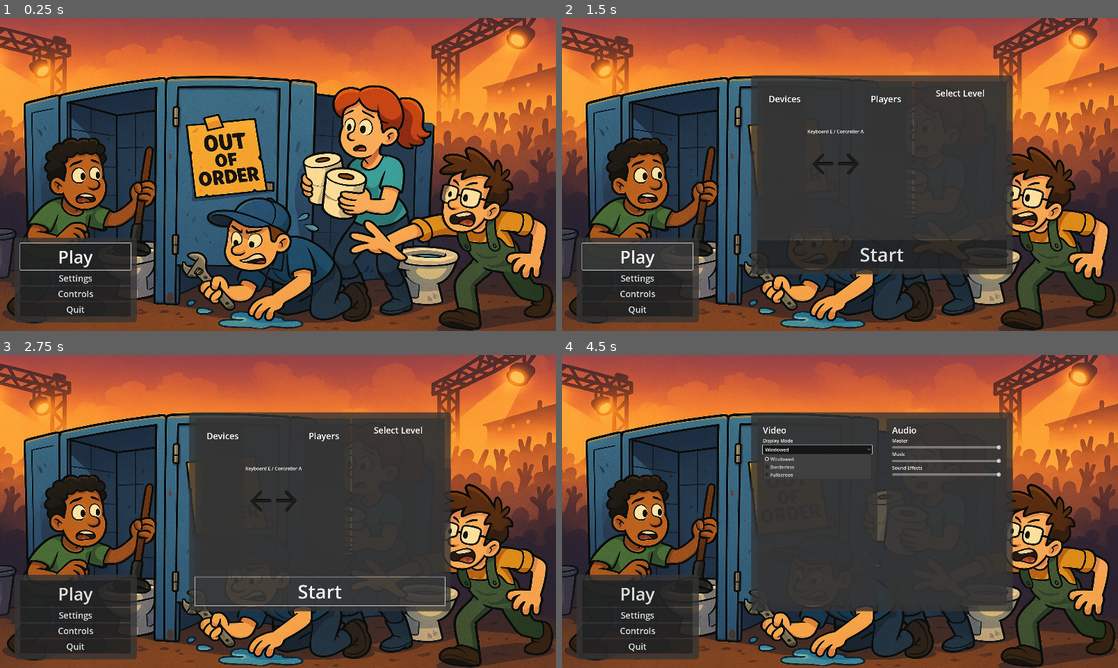
Above: before the commit, frames 1-4 (two rows, left to right).
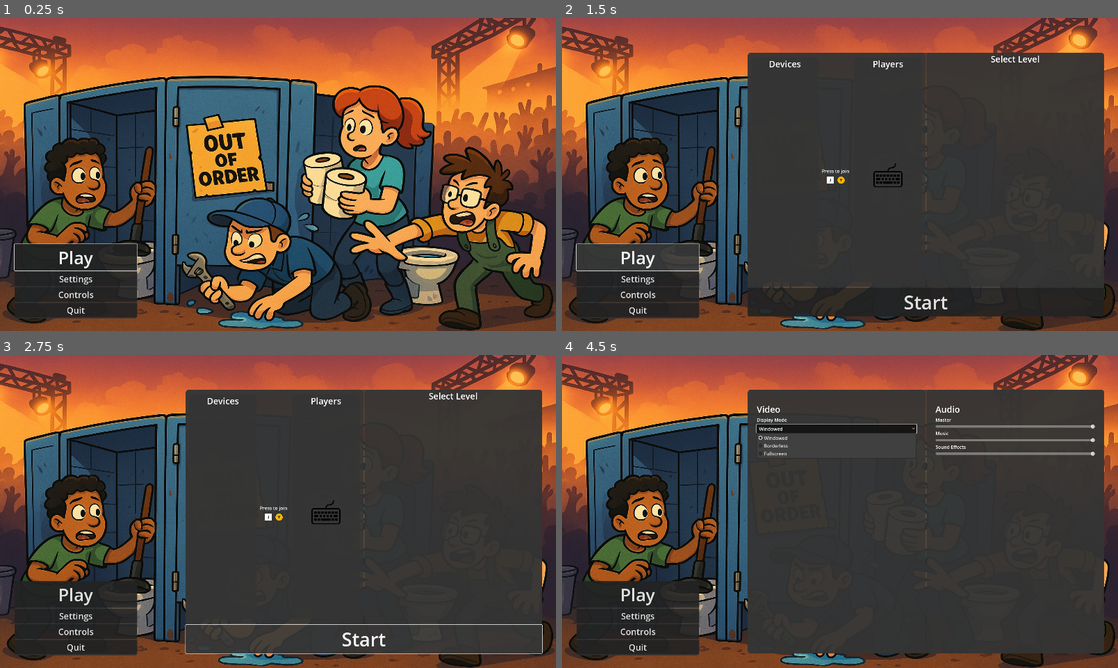
Above: after the commit, the same moments.

Repository: LaurynasP/ldjam-57
Game: Godot game, scene res://scenes/Main.tscn
The game is run twice, just before and just after one commit, with the same random seed, the same clock (stepped at 60 frames per second) and the same inputs.
Inputs:
- Up to frame 1 (0.25 s): no input
- Up to frame 2 (1.5 s): click "Play" at 0.5 s; click "Play" at 1.25 s
- Up to frame 3 (2.75 s): click "Start" at 2 s
- Up to frame 4 (4.5 s): click "Start" at 2.75 s; click "Settings" at 3.5 s; click "Windowed" at 4.25 s

The runs differ from the first frame. In frame 1, 1.1% of the frame differs, in the area x 2-25%, y 70-98%; in frame 2, 23%; in frame 3, 23%; in frame 4, 24%, in the area x 2-98%, y 11-98%.

Commit message:
UI scaling and join unjoin

Diff:
--- a/features/menu/Menu.tscn
+++ b/features/menu/Menu.tscn
@@ -37,42 +37,38 @@
 [node name="MainMenu" parent="." instance=ExtResource("3_smq08")]
 unique_name_in_owner = true
 layout_mode = 1
+anchors_preset = -1
 anchor_left = 0.025
 anchor_top = 0.722
-anchor_right = 0.245
-anchor_bottom = 0.95
-offset_right = 0.0
-offset_bottom = 0.0
+anchor_right = 0.246
+anchor_bottom = 0.96
+offset_top = 0.23999
+offset_right = -0.320007
+offset_bottom = 0.199951
 grow_horizontal = 1
 grow_vertical = 0
 
 [node name="SubMenus" parent="." instance=ExtResource("4_k1ij2")]
 unique_name_in_owner = true
 visible = false
-layout_mode = 1
-anchors_preset = -1
-anchor_left = 0.35
-anchor_top = 0.2
-anchor_right = 0.8
-anchor_bottom = 0.8
-offset_left = -20.0
-offset_top = -20.0
-offset_right = 20.0
-offset_bottom = 20.0
-grow_horizontal = 2
-grow_vertical = 2
+layout_mode = 2
+anchors_preset = 0
+anchor_left = 0.333
+anchor_top = 0.109
+anchor_right = 0.975
+anchor_bottom = 0.954
+offset_left = 0.640015
+offset_top = 0.279991
+offset_bottom = -0.320068
 
 [node name="PlayMenu" parent="SubMenus" instance=ExtResource("5_ogybj")]
 unique_name_in_owner = true
-visible = false
-layout_mode = 2
+layout_mode = 1
 
 [node name="OptionsMenu" parent="SubMenus" instance=ExtResource("2_2f5cj")]
 unique_name_in_owner = true
-visible = false
-layout_mode = 2
+layout_mode = 1
 
 [node name="ControlsMenu" parent="SubMenus" instance=ExtResource("6_k1ij2")]
 unique_name_in_owner = true
-visible = false
-layout_mode = 2
+layout_mode = 1
--- a/features/menu/controls_menu/ControlsMenu.tscn
+++ b/features/menu/controls_menu/ControlsMenu.tscn
@@ -5,17 +5,20 @@
 
 [node name="ControlsMenu" type="Control"]
 layout_mode = 3
-anchors_preset = 8
-anchor_left = 0.5
-anchor_top = 0.5
-anchor_right = 0.5
-anchor_bottom = 0.5
+anchors_preset = 15
+anchor_right = 1.0
+anchor_bottom = 1.0
 grow_horizontal = 2
 grow_vertical = 2
 script = ExtResource("1_05885")
 
 [node name="MenuPanel" parent="." instance=ExtResource("2_g5byw")]
 layout_mode = 0
+anchors_preset = 0
+anchor_right = 0.0
+anchor_bottom = 0.0
+grow_horizontal = 1
+grow_vertical = 1
 
 [node name="Button" type="Button" parent="MenuPanel"]
 layout_mode = 2
--- /dev/null
+++ b/features/menu/general/InputIcon.tscn
@@ -0,0 +1,10 @@
+[gd_scene load_steps=3 format=3 uid="uid://cf7jqwv3ufvrx"]
+
+[ext_resource type="Texture2D" uid="uid://dhpvfxdqwtfes" path="res://assets/images/icons/keyboard.png" id="1_bn03v"]
+
+[sub_resource type="Theme" id="Theme_2sekg"]
+
+[node name="TextureRect" type="TextureRect"]
+theme = SubResource("Theme_2sekg")
+texture = ExtResource("1_bn03v")
+stretch_mode = 3
--- a/features/menu/general/MenuPanel.tscn
+++ b/features/menu/general/MenuPanel.tscn
@@ -13,5 +13,10 @@
 corner_radius_bottom_right = 10
 corner_radius_bottom_left = 10
 
-[node name="MenuPanel" type="PanelContainer"]
+[node name="MenuPanel" type="Panel"]
+anchors_preset = 15
+anchor_right = 1.0
+anchor_bottom = 1.0
+grow_horizontal = 2
+grow_vertical = 2
 theme_override_styles/panel = SubResource("StyleBoxFlat_4w2gy")
--- a/features/menu/main_menu/MainMenu.tscn
+++ b/features/menu/main_menu/MainMenu.tscn
@@ -5,24 +5,23 @@
 
 [node name="MainMenu" type="Control"]
 layout_mode = 3
-anchor_right = 0.255
-anchor_bottom = 0.274
-offset_right = 0.399963
-offset_bottom = 0.0799866
+anchors_preset = 15
+anchor_right = 1.0
+anchor_bottom = 1.0
 grow_horizontal = 2
 grow_vertical = 2
 script = ExtResource("2_tx1m4")
 
 [node name="MainMenu" parent="." instance=ExtResource("1_cbr1y")]
 layout_mode = 1
+
+[node name="VBoxContainer" type="VBoxContainer" parent="MainMenu"]
+layout_mode = 1
 anchors_preset = 15
 anchor_right = 1.0
 anchor_bottom = 1.0
 grow_horizontal = 2
 grow_vertical = 2
-
-[node name="VBoxContainer" type="VBoxContainer" parent="MainMenu"]
-layout_mode = 2
 
 [node name="PlayButton" type="Button" parent="MainMenu/VBoxContainer"]
 unique_name_in_owner = true
--- a/features/menu/options_menu/OptionsMenu.tscn
+++ b/features/menu/options_menu/OptionsMenu.tscn
@@ -6,7 +6,7 @@
 [sub_resource type="LabelSettings" id="LabelSettings_hph4l"]
 font_size = 30
 
-[node name="Options" type="Control"]
+[node name="OptionsMenu" type="Control"]
 layout_mode = 3
 anchors_preset = 15
 anchor_right = 1.0
@@ -26,14 +26,20 @@
 [node name="OptionsContainer" type="HBoxContainer" parent="VBoxContainer"]
 layout_mode = 2
 size_flags_vertical = 3
-theme_override_constants/separation = 30
 
 [node name="VideoOptionsPanel" parent="VBoxContainer/OptionsContainer" instance=ExtResource("2_1guc4")]
 layout_mode = 2
 size_flags_horizontal = 3
 
 [node name="VideoOptions" type="VBoxContainer" parent="VBoxContainer/OptionsContainer/VideoOptionsPanel"]
-layout_mode = 2
+layout_mode = 1
+anchors_preset = -1
+anchor_left = 0.05
+anchor_top = 0.05
+anchor_right = 0.95
+anchor_bottom = 0.95
+grow_horizontal = 2
+grow_vertical = 2
 
 [node name="VideoLabel" type="Label" parent="VBoxContainer/OptionsContainer/VideoOptionsPanel/VideoOptions"]
 layout_mode = 2
@@ -71,7 +77,14 @@
 size_flags_horizontal = 3
 
 [node name="AudioOptions" type="VBoxContainer" parent="VBoxContainer/OptionsContainer/AudioOptionsPanel"]
-layout_mode = 2
+layout_mode = 1
+anchors_preset = -1
+anchor_left = 0.05
+anchor_top = 0.05
+anchor_right = 0.95
+anchor_bottom = 0.95
+grow_horizontal = 2
+grow_vertical = 2
 
 [node name="MusicLabel" type="Label" parent="VBoxContainer/OptionsContainer/AudioOptionsPanel/AudioOptions"]
 layout_mode = 2
--- /dev/null
+++ b/features/menu/play_menu/LevelSelection.tscn
@@ -0,0 +1,31 @@
+[gd_scene load_steps=2 format=3 uid="uid://cow7stqauiefe"]
+
+[ext_resource type="PackedScene" uid="uid://n73bp8x5og60" path="res://features/menu/general/MenuPanel.tscn" id="1_dgtgq"]
+
+[node name="LevelSelection" type="Control"]
+layout_mode = 3
+anchors_preset = 15
+anchor_right = 1.0
+anchor_bottom = 1.0
+grow_horizontal = 2
+grow_vertical = 2
+size_flags_horizontal = 3
+size_flags_vertical = 3
+
+[node name="LevelPanel" parent="." instance=ExtResource("1_dgtgq")]
+layout_mode = 1
+size_flags_horizontal = 3
+
+[node name="LevelContainer" type="VBoxContainer" parent="LevelPanel"]
+layout_mode = 1
+anchors_preset = 15
+anchor_right = 1.0
+anchor_bottom = 1.0
+grow_horizontal = 2
+grow_vertical = 2
+
+[node name="Label" type="Label" parent="LevelPanel/LevelContainer"]
+layout_mode = 2
+theme_override_font_sizes/font_size = 30
+text = "Select Level"
+horizontal_alignment = 1
--- a/features/menu/play_menu/PlayMenu.tscn
+++ b/features/menu/play_menu/PlayMenu.tscn
@@ -1,8 +1,8 @@
 [gd_scene load_steps=4 format=3 uid="uid://bnp6e4lr24lq6"]
 
 [ext_resource type="Script" uid="uid://rpjaipjcotw6" path="res://features/menu/play_menu/play_Menu.gd" id="1_akfxb"]
-[ext_resource type="PackedScene" uid="uid://n73bp8x5og60" path="res://features/menu/general/MenuPanel.tscn" id="2_auxf8"]
-[ext_resource type="Texture2D" uid="uid://bv5d3u5vvm4tc" path="res://assets/images/icons/switch_icon.png" id="3_2gje1"]
+[ext_resource type="PackedScene" uid="uid://bm4fan7kwx1bw" path="res://features/menu/play_menu/PlayerSelection.tscn" id="2_2gje1"]
+[ext_resource type="PackedScene" uid="uid://cow7stqauiefe" path="res://features/menu/play_menu/LevelSelection.tscn" id="3_wbled"]
 
 [node name="PlayMenu" type="Control"]
 layout_mode = 3
@@ -11,6 +11,8 @@
 anchor_bottom = 1.0
 grow_horizontal = 2
 grow_vertical = 2
+size_flags_horizontal = 3
+size_flags_vertical = 3
 script = ExtResource("1_akfxb")
 
 [node name="VBoxContainer" type="VBoxContainer" parent="."]
@@ -25,68 +27,11 @@
 layout_mode = 2
 size_flags_vertical = 3
 
-[node name="MenuPanel" parent="VBoxContainer/HBoxContainer" instance=ExtResource("2_auxf8")]
-layout_mode = 2
-size_flags_horizontal = 3
-
-[node name="HBoxContainer" type="HBoxContainer" parent="VBoxContainer/HBoxContainer/MenuPanel"]
+[node name="PlayerSelection" parent="VBoxContainer/HBoxContainer" instance=ExtResource("2_2gje1")]
 layout_mode = 2
 
-[node name="MenuPanel" parent="VBoxContainer/HBoxContainer/MenuPanel/HBoxContainer" instance=ExtResource("2_auxf8")]
+[node name="LevelSelection" parent="VBoxContainer/HBoxContainer" instance=ExtResource("3_wbled")]
 layout_mode = 2
-size_flags_horizontal = 3
-
-[node name="AvailableInputsContainer" type="VBoxContainer" parent="VBoxContainer/HBoxContainer/MenuPanel/HBoxContainer/MenuPanel"]
-layout_mode = 2
-size_flags_horizontal = 3
-
-[node name="Label" type="Label" parent="VBoxContainer/HBoxContainer/MenuPanel/HBoxContainer/MenuPanel/AvailableInputsContainer"]
-layout_mode = 2
-theme_override_font_sizes/font_size = 30
-text = "Devices"
-horizontal_alignment = 1
-
-[node name="Instructions" type="VBoxContainer" parent="VBoxContainer/HBoxContainer/MenuPanel/HBoxContainer"]
-layout_mode = 2
-size_flags_horizontal = 3
-alignment = 1
-
-[node name="Label" type="Label" parent="VBoxContainer/HBoxContainer/MenuPanel/HBoxContainer/Instructions"]
-layout_mode = 2
-text = "Keyboard E / Controller A"
-horizontal_alignment = 1
-
-[node name="TextureRect" type="TextureRect" parent="VBoxContainer/HBoxContainer/MenuPanel/HBoxContainer/Instructions"]
-layout_mode = 2
-texture = ExtResource("3_2gje1")
-expand_mode = 5
-
-[node name="MenuPanel2" parent="VBoxContainer/HBoxContainer/MenuPanel/HBoxContainer" instance=ExtResource("2_auxf8")]
-layout_mode = 2
-size_flags_horizontal = 3
-
-[node name="PlayerContainer" type="VBoxContainer" parent="VBoxContainer/HBoxContainer/MenuPanel/HBoxContainer/MenuPanel2"]
-layout_mode = 2
-size_flags_horizontal = 3
-
-[node name="Label" type="Label" parent="VBoxContainer/HBoxContainer/MenuPanel/HBoxContainer/MenuPanel2/PlayerContainer"]
-layout_mode = 2
-theme_override_font_sizes/font_size = 30
-text = "Players"
-horizontal_alignment = 1
-
-[node name="MenuPanel2" parent="VBoxContainer/HBoxContainer" instance=ExtResource("2_auxf8")]
-layout_mode = 2
-size_flags_horizontal = 3
-
-[node name="LevelContainer" type="VBoxContainer" parent="VBoxContainer/HBoxContainer/MenuPanel2"]
-layout_mode = 2
-
-[node name="Label" type="Label" parent="VBoxContainer/HBoxContainer/MenuPanel2/LevelContainer"]
-layout_mode = 2
-theme_override_font_sizes/font_size = 30
-text = "Select Level"
-horizontal_alignment = 1
 
 [node name="StartButton" type="Button" parent="VBoxContainer"]
 layout_mode = 2
--- /dev/null
+++ b/features/menu/play_menu/PlayerSelection.tscn
@@ -0,0 +1,131 @@
+[gd_scene load_steps=5 format=3 uid="uid://bm4fan7kwx1bw"]
+
+[ext_resource type="Script" uid="uid://c1p8gcpt8m67f" path="res://features/menu/play_menu/player_selection.gd" id="1_060ym"]
+[ext_resource type="PackedScene" uid="uid://n73bp8x5og60" path="res://features/menu/general/MenuPanel.tscn" id="1_xtxv4"]
+[ext_resource type="Texture2D" uid="uid://q6d4plryh84u" path="res://assets/images/icons/keyboard_j.png" id="3_xtxv4"]
+[ext_resource type="Texture2D" uid="uid://oepmteh136q5" path="res://assets/images/icons/xbox_button_color_y.png" id="4_060ym"]
+
+[node name="PlayerSelection" type="Control"]
+layout_mode = 3
+anchors_preset = 15
+anchor_right = 1.0
+anchor_bottom = 1.0
+grow_horizontal = 2
+grow_vertical = 2
+size_flags_horizontal = 3
+size_flags_vertical = 3
+script = ExtResource("1_060ym")
+
+[node name="PlayerPanel" parent="." instance=ExtResource("1_xtxv4")]
+layout_mode = 1
+size_flags_horizontal = 3
+
+[node name="InputPanel" parent="PlayerPanel" instance=ExtResource("1_xtxv4")]
+layout_mode = 1
+anchors_preset = -1
+anchor_left = 0.02
+anchor_top = 0.02
+anchor_right = 0.4
+anchor_bottom = 0.98
+offset_left = -0.160002
+offset_top = 0.439999
+offset_right = -0.192017
+offset_bottom = -0.440002
+size_flags_horizontal = 3
+
+[node name="VBoxContainer" type="VBoxContainer" parent="PlayerPanel/InputPanel"]
+layout_mode = 1
+anchors_preset = 15
+anchor_right = 1.0
+anchor_bottom = 1.0
+grow_horizontal = 2
+grow_vertical = 2
+
+[node name="Label" type="Label" parent="PlayerPanel/InputPanel/VBoxContainer"]
+layout_mode = 2
+theme_override_font_sizes/font_size = 30
+text = "Devices"
+horizontal_alignment = 1
+
+[node name="AvailableInputsContainer" type="VBoxContainer" parent="PlayerPanel/InputPanel/VBoxContainer"]
+unique_name_in_owner = true
+layout_mode = 2
+size_flags_vertical = 3
+alignment = 1
+
+[node name="PlayersPanel" parent="PlayerPanel" instance=ExtResource("1_xtxv4")]
+layout_mode = 1
+anchors_preset = -1
+anchor_left = 0.6
+anchor_top = 0.02
+anchor_right = 0.98
+anchor_bottom = 0.98
+offset_left = -0.135986
+offset_top = 0.439999
+offset_right = -6.10352e-05
+offset_bottom = -0.440002
+grow_horizontal = 0
+size_flags_horizontal = 3
+
+[node name="PlayerContainer" type="VBoxContainer" parent="PlayerPanel/PlayersPanel"]
+layout_mode = 1
+anchors_preset = 15
+anchor_right = 1.0
+anchor_bottom = 1.0
+grow_horizontal = 2
+grow_vertical = 2
+size_flags_horizontal = 4
+
+[node name="Label" type="Label" parent="PlayerPanel/PlayersPanel/PlayerContainer"]
+layout_mode = 2
+theme_override_font_sizes/font_size = 30
+text = "Players"
+horizontal_alignment = 1
+
+[node name="SelectedInputsContainer" type="VBoxContainer" parent="PlayerPanel/PlayersPanel/PlayerContainer"]
+unique_name_in_owner = true
+layout_mode = 2
+size_flags_vertical = 3
+alignment = 1
+
+[node name="Instructions" type="Control" parent="PlayerPanel"]
+layout_mode = 1
+anchor_left = 0.397
+anchor_top = 0.491
+anchor_right = 0.596
+anchor_bottom = 0.549
+offset_left = -0.326019
+offset_top = -0.198029
+offset_right = 0.0319824
+offset_bottom = 0.0780029
+
+[node name="InstructionsContainer" type="VBoxContainer" parent="PlayerPanel/Instructions"]
+layout_mode = 1
+anchors_preset = -1
+anchor_right = 0.999
+anchor_bottom = 1.287
+offset_right = -0.0555725
+offset_bottom = 0.0269241
+grow_horizontal = 2
+grow_vertical = 2
+alignment = 1
+
+[node name="Label" type="Label" parent="PlayerPanel/Instructions/InstructionsContainer"]
+layout_mode = 2
+text = "Press to join"
+horizontal_alignment = 1
+
+[node name="ButtonIcons" type="HBoxContainer" parent="PlayerPanel/Instructions/InstructionsContainer"]
+layout_mode = 2
+size_flags_vertical = 3
+alignment = 1
+
+[node name="TextureRect" type="TextureRect" parent="PlayerPanel/Instructions/InstructionsContainer/ButtonIcons"]
+layout_mode = 2
+texture = ExtResource("3_xtxv4")
+expand_mode = 3
+
+[node name="TextureRect2" type="TextureRect" parent="PlayerPanel/Instructions/InstructionsContainer/ButtonIcons"]
+layout_mode = 2
+texture = ExtResource("4_060ym")
+expand_mode = 3
--- /dev/null
+++ b/features/menu/play_menu/player_selection.gd
@@ -0,0 +1,66 @@
+extends Control
+
+@onready var input_icon_rect: PackedScene = load("res://features/menu/general/InputIcon.tscn")
+@onready var keyboard_icon:Texture2D = load("res://assets/images/icons/keyboard.png")
+@onready var controller_icon: Texture2D = load("res://assets/images/icons/controller.png")
+
+@onready var available_container:VBoxContainer = %AvailableInputsContainer
+@onready var selected_container: VBoxContainer = %SelectedInputsContainer
+
+var device_to_rect: Dictionary[int, TextureRect] = {}
+
+
+func _ready() -> void:
+	process_mode = ProcessMode.PROCESS_MODE_WHEN_PAUSED
+
+func _process(_delta):
+	if not is_visible_in_tree():
+		return
+	_handle_device_changes()
+	_check_interact()
+	_sync_ui()
+
+
+func _check_interact():
+	for device_id in InputManager.available_devices:
+		if InputManager.is_join_just_pressed(device_id):
+			GameManager.toggle_player_device(device_id)
+
+
+func _handle_device_changes():
+	for device_id in device_to_rect.keys().duplicate():
+		if device_id not in InputManager.available_devices:
+			_cleanup_device(device_id)
+
+	for device_id in InputManager.available_devices:
+		if device_id not in device_to_rect:
+			_add_device(device_id)
+
+
+
+func _cleanup_device(device_id: int):
+	if device_id in device_to_rect:
+		device_to_rect[device_id].queue_free()
+		device_to_rect.erase(device_id)
+		GameManager.remove_player_device(device_id)
+
+func _add_device(device_id: int):
+	if device_id not in device_to_rect:
+		device_to_rect[device_id] = _create_device_rect(device_id)
+
+func _create_device_rect(device_id: int) -> TextureRect:
+	var rect = input_icon_rect.instantiate()
+	rect.texture = keyboard_icon if device_id == -1 else  controller_icon
+	return rect
+
+
+func _sync_ui():
+	for device_id in device_to_rect:
+		var rect := device_to_rect[device_id]
+		var is_selected := device_id in GameManager.selected_player_devices
+		var target_container := selected_container if is_selected else available_container
+
+		if rect.get_parent() != target_container:
+			if rect.get_parent():
+				rect.get_parent().remove_child(rect)
+			target_container.add_child(rect)
--- a/managers/game_manager.gd
+++ b/managers/game_manager.gd
@@ -32,6 +32,15 @@
 	if current_level == null and device_id in selected_player_devices:
 		selected_player_devices.erase(device_id)
 
+func toggle_player_device(device_id: int):
+	print(device_id)
+	print(device_id in selected_player_devices)
+	if device_id in selected_player_devices:
+		remove_player_device(device_id)
+	else:
+		add_player_device(device_id)
+
+	print(selected_player_devices)
 
 func quit_game():
 	get_tree().quit()
--- a/managers/input_manager.gd
+++ b/managers/input_manager.gd
@@ -6,25 +6,24 @@
 enum InputAction { MOVE, DASH, INTERACT }
 
 var available_devices: Array[int] = []
+var _joy_button_states: Dictionary = {}
+
 
 func _ready() -> void:
 	process_mode = ProcessMode.PROCESS_MODE_ALWAYS
+
+	available_devices.append(KEYBOARD_ID)
 	Input.joy_connection_changed.connect(_on_joy_connection_changed)
-	update_available_devices()
+
+func _process(delta: float) -> void:
+	_track_joy_buttons()
 
 
-func _on_joy_connection_changed(_id: int, _connected: bool):
-	update_available_devices()
 
 func _unhandled_input(event):
 	if event.is_action_pressed("ui_cancel"):
 		GameManager.toggle_pause()
 
-
-func update_available_devices():
-	available_devices.clear()
-	available_devices.append(KEYBOARD_ID) # always include keyboard
-	available_devices += Input.get_connected_joypads()
 
 func get_input_vector(device_id: int) -> Vector2:
 	if device_id == -1:
@@ -42,16 +41,50 @@
 	if device_id == KEYBOARD_ID:
 		return Input.is_action_just_pressed("keyboard_dash")
 	else:
-		return Input.is_joy_button_pressed(device_id, JOY_BUTTON_X)
+		return _is_joy_button_just_pressed(device_id, JOY_BUTTON_X)
 
 func is_interact_just_pressed(device_id: int) -> bool:
 	if device_id == KEYBOARD_ID:
 		return Input.is_action_just_pressed("keyboard_interact")
 	else:
-		return Input.is_joy_button_pressed(device_id, JOY_BUTTON_A)
+		return _is_joy_button_just_pressed(device_id, JOY_BUTTON_A)
 
 func is_cancel_just_pressed(device_id: int) -> bool:
 	if device_id == KEYBOARD_ID:
 		return Input.is_action_just_pressed("keyboard_cancel")
 	else:
-		return Input.is_joy_button_pressed(device_id, JOY_BUTTON_A)
+		return _is_joy_button_just_pressed(device_id, JOY_BUTTON_A)
+
+func is_join_just_pressed(device_id: int) -> bool:
+	if device_id == KEYBOARD_ID:
+		return Input.is_action_just_pressed("keyboard_join")
+	else:
+		return _is_joy_button_just_pressed(device_id, JOY_BUTTON_Y)
+
+func _track_joy_buttons():
+	for device_id in InputManager.available_devices:
+		if not _joy_button_states.has(device_id):
+			_joy_button_states[device_id] = {}
+
+		for button in range(JOY_BUTTON_MAX):
+			var is_pressed = Input.is_joy_button_pressed(device_id, button)
+			_joy_button_states[device_id][button] = is_pressed
+
+func _is_joy_button_just_pressed(device_id: int, button: int) -> bool:
+	var was_pressed = _joy_button_states.get(device_id, {}).get(button, false)
+	var is_pressed = Input.is_joy_button_pressed(device_id, button)
+	return is_pressed and not was_pressed
+
+
+
+func _on_joy_connection_changed(_device_id: int, _connected: bool):
+	if _connected:
+		if not _joy_button_states.has((_device_id)):
+			_joy_button_states[_device_id] = {}
+		if not available_devices.has(_device_id):
+			available_devices.append(_device_id)
+	else:
+		if _joy_button_states.has(_device_id):
+			_joy_button_states.erase(_device_id)
+		if available_devices.has(_device_id):
+			available_devices.erase(_device_id)
--- a/project.godot
+++ b/project.godot
@@ -43,6 +43,14 @@
 
 [input]
 
+ui_accept={
+"deadzone": 0.5,
+"events": [Object(InputEventKey,"resource_local_to_scene":false,"resource_name":"","device":0,"window_id":0,"alt_pressed":false,"shift_pressed":false,"ctrl_pressed":false,"meta_pressed":false,"pressed":false,"keycode":4194309,"physical_keycode":0,"key_label":0,"unicode":0,"location":0,"echo":false,"script":null)
+, Object(InputEventKey,"resource_local_to_scene":false,"resource_name":"","device":0,"window_id":0,"alt_pressed":false,"shift_pressed":false,"ctrl_pressed":false,"meta_pressed":false,"pressed":false,"keycode":4194310,"physical_keycode":0,"key_label":0,"unicode":0,"location":0,"echo":false,"script":null)
+, Object(InputEventKey,"resource_local_to_scene":false,"resource_name":"","device":0,"window_id":0,"alt_pressed":false,"shift_pressed":false,"ctrl_pressed":false,"meta_pressed":false,"pressed":false,"keycode":32,"physical_keycode":0,"key_label":0,"unicode":32,"location":0,"echo":false,"script":null)
+, Object(InputEventJoypadButton,"resource_local_to_scene":false,"resource_name":"","device":-1,"button_index":0,"pressure":0.0,"pressed":true,"script":null)
+]
+}
 keyboard_up={
 "deadzone": 0.2,
 "events": [Object(InputEventKey,"resource_local_to_scene":false,"resource_name":"","device":-1,"window_id":0,"alt_press …(192 unchanged characters)…
@@ -88,3 +96,8 @@
 , Object(InputEventKey,"resource_local_to_scene":false,"resource_name":"","device":-1,"window_id":0,"alt_pressed":false …(186 unchanged characters)…
 ]
 }
+keyboard_join={
+"deadzone": 0.2,
+"events": [Object(InputEventKey,"resource_local_to_scene":false,"resource_name":"","device":-1,"window_id":0,"alt_pressed":false,"shift_pressed":false,"ctrl_pressed":false,"meta_pressed":false,"pressed":false,"keycode":0,"physical_keycode":74,"key_label":0,"unicode":106,"location":0,"echo":false,"script":null)
+]
+}
Binary file added: assets/images/icons/controller.png
Not shown, added: assets/images/icons/controller.png.import
Binary file added: assets/images/icons/keyboard.png
Not shown, added: assets/images/icons/keyboard.png.import
Binary file added: assets/images/icons/keyboard_e.png
Not shown, added: assets/images/icons/keyboard_e.png.import
Binary file added: assets/images/icons/keyboard_j.png
Not shown, added: assets/images/icons/keyboard_j.png.import
Binary file added: assets/images/icons/steam_button_color_a.png
Not shown, added: assets/images/icons/steam_button_color_a.png.import
Binary file added: assets/images/icons/xbox_button_color_y.png
Not shown, added: assets/images/icons/xbox_button_color_y.png.import
(and 1 more such lines)
